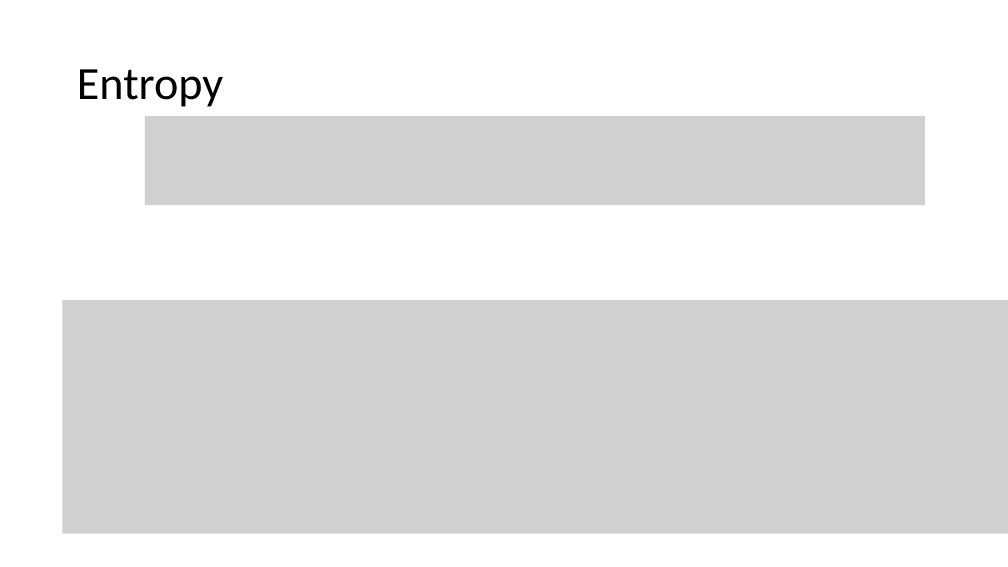
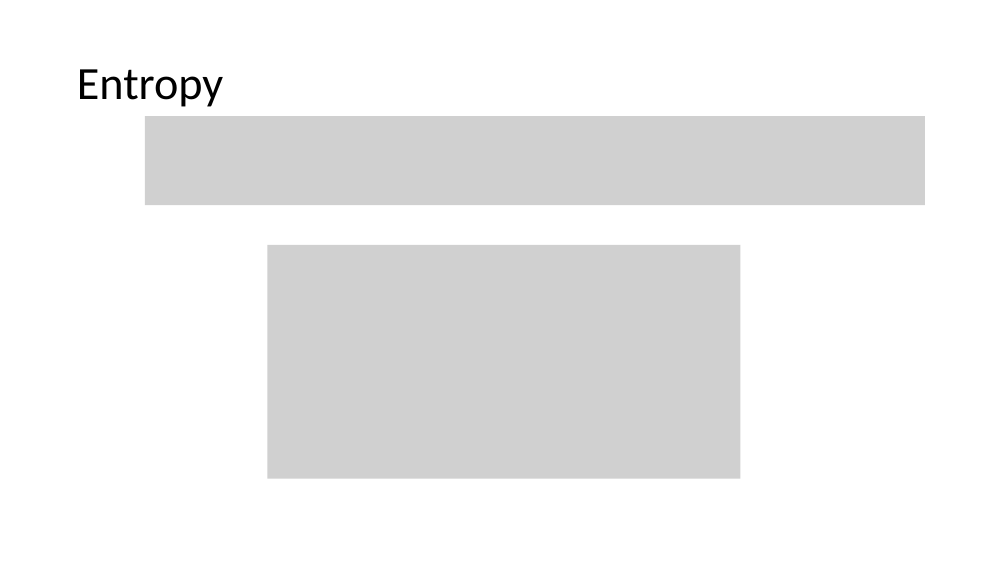
Before and after one commit to meenakshsundaram/AIML, a slide deck: slide 28 of DecisionTrees/DecisionTrees.pptx. Drawn at 1008x567 pixels with LibreOffice and Linux fonts; fonts in the diff are those of the drawing; grey boxes stand for pictures. Boxes give left, top, right and bottom in pixels: in the first picture for what was removed or moved away, otherwise in the second. Text is boxed around its words. In the diff, an @@ line names an element or a change of style, - is before the commit and + after.

Commit message:
Closed on Gini+Entropy

```diff
--- a/DecisionTrees/DecisionTrees.pptx
+++ b/DecisionTrees/DecisionTrees.pptx
@@ picture: place and size @@
-picture at box(62, 300, 535, 534)
+picture at box(268, 245, 741, 479)
@@ picture removed at box(535, 300, 1008, 534) @@
```
Also in this commit, not shown: 7 other slides changed, 7 slides added, 4 slides removed.
